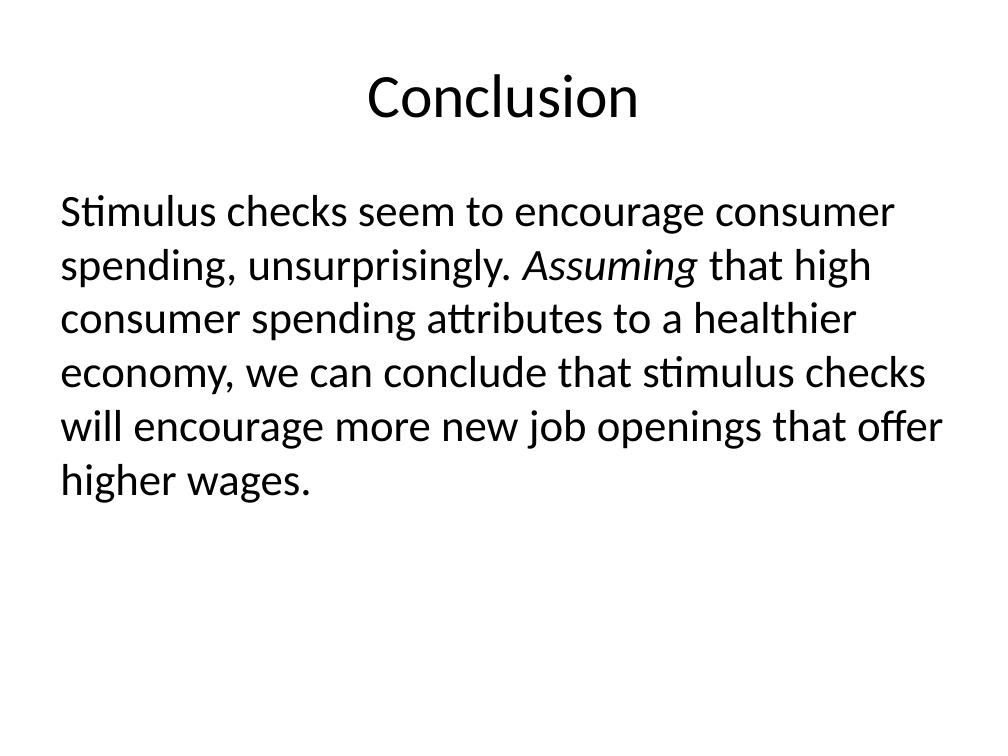
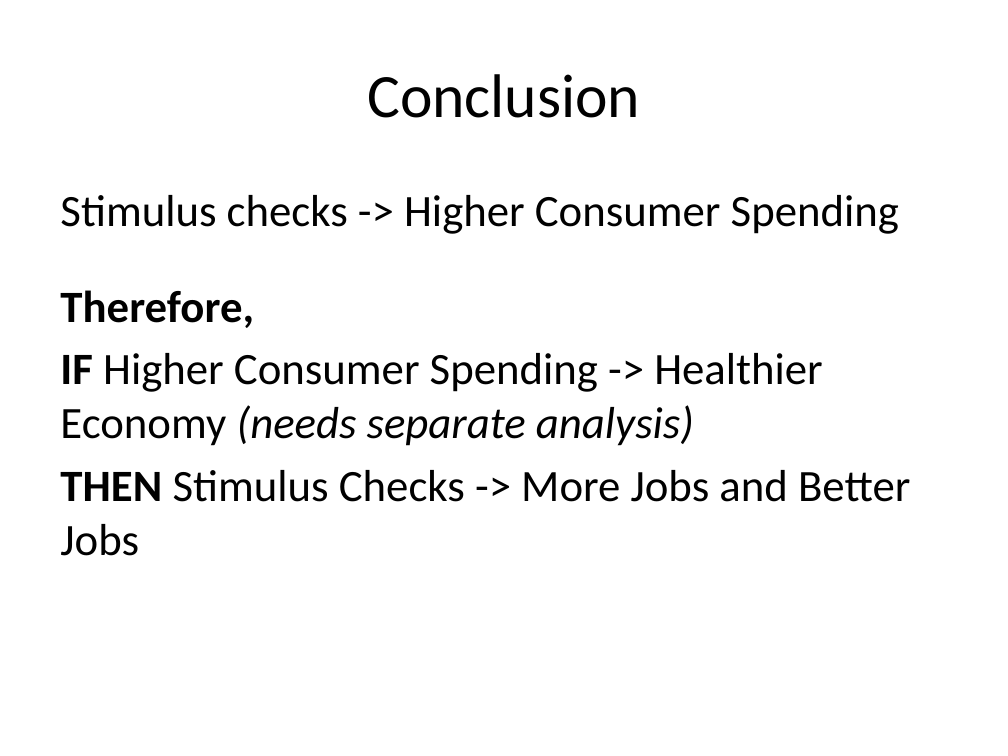
Before and after one commit to swapnilsethi/DTSC_5301_Project_Economics, a slide deck: slide 20 of Presentation_RMD.pptx (slide 16 before the commit). Drawn at 1008x756 pixels with LibreOffice and Linux fonts; fonts in the diff are those of the drawing. Boxes give left, top, right and bottom in pixels: in the first picture for what was removed or moved away, otherwise in the second. Text is boxed around its words. In the diff, an @@ line names an element or a change of style, - is before the commit and + after.

```diff
--- a/Presentation_RMD.pptx
+++ b/Presentation_RMD.pptx
@@ text at [60,195,910,556]: text changed @@
-Stimulus checks seem to encourage consumer spending, unsurprisingly. Assuming that high consumer spending attributes to a healthier economy, we can conclude that stimulus checks will encourage more new job openings that offer higher wages.
+Stimulus checks -> Higher Consumer Spending
+Therefore,
+IF Higher Consumer Spending -> Healthier Economy (needs separate analysis)
+THEN Stimulus Checks -> More Jobs and Better Jobs
```
Also in this commit, not shown: 1 other slide changed, 4 slides added, 20 other files.
